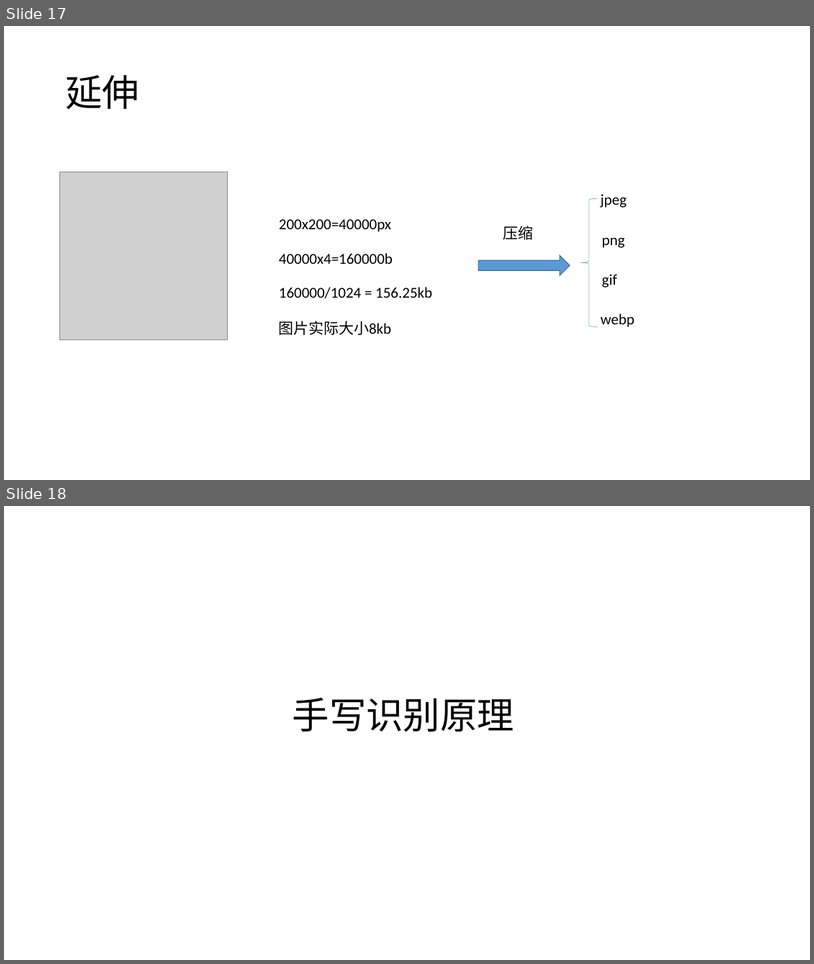
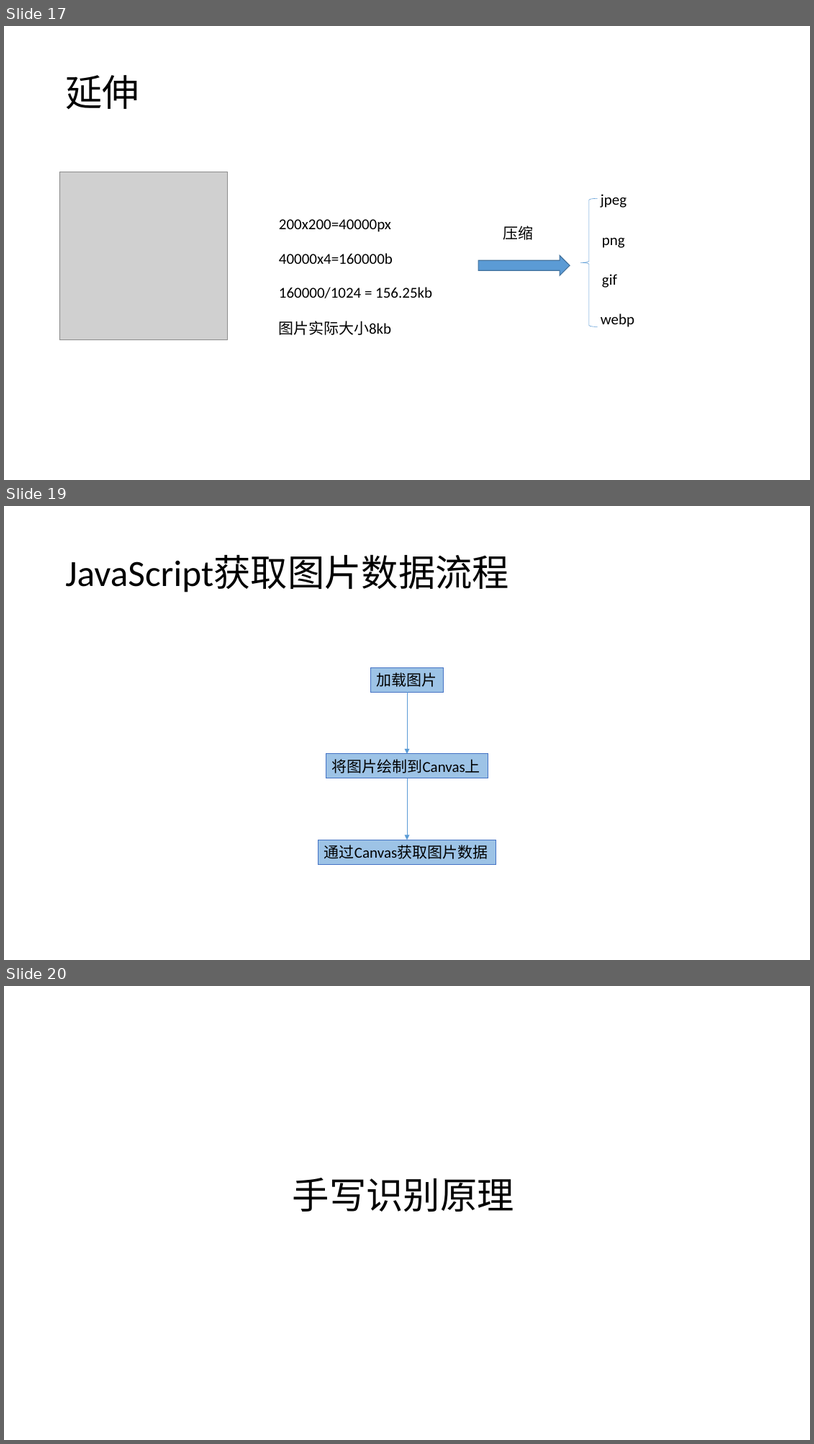
Before and after one commit to plter/HandwriteRecognizerCourse, a slide deck: 机器学习之手写识别.pptx. Shown one above the other, each under a label of ours: slides 17 and 18 before the commit, slides 17, 19 and 20 after it; the slides between them are not shown. The pictures are 814x964 and 814x1444 pixels, drawn with LibreOffice and Linux fonts; fonts in the diff are those of the drawing; grey boxes stand for pictures. Boxes give left, top, right and bottom in pixels: in the first picture for what was removed or moved away, otherwise in the second. Text is boxed around its words. In the diff, an @@ line names an element or a change of style, - is before the commit and + after.

Commit message:
添加一个获取图片数据的示例

```diff
--- a/机器学习之手写识别.pptx
+++ b/机器学习之手写识别.pptx
@@ slide 19 added at [4, 506, 810, 960], background #FFFFFF @@
@@ title added at [65, 555, 509, 592], 44 pt, text #000000 @@
+JavaScript获取图片数据流程
@@ rectangle added at [370, 667, 444, 692], fill #9DC3E6, outline #4472C4 0.75 pt, 18 pt, text #000000 @@
+加载图片
@@ arrow added from (407, 692) to (407, 754), #5B9BD5 0.5 pt @@
@@ rectangle added at [326, 754, 488, 777], fill #9DC3E6, outline #4472C4 0.75 pt, 18 pt, text #000000 @@
+将图片绘制到Canvas上
@@ arrow added from (407, 778) to (407, 840), #5B9BD5 0.5 pt @@
@@ rectangle added at [319, 840, 496, 864], fill #9DC3E6, outline #4472C4 0.75 pt, 18 pt, text #000000 @@
+通过Canvas获取图片数据
@@ what was slide 18 is now slide 20 @@
```
Also in this commit, not shown: 1 other slide added, 3 other files.
